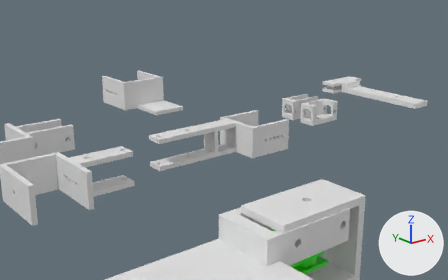
The Blender file blender/cat.blend as it was, and as the next commit left it.
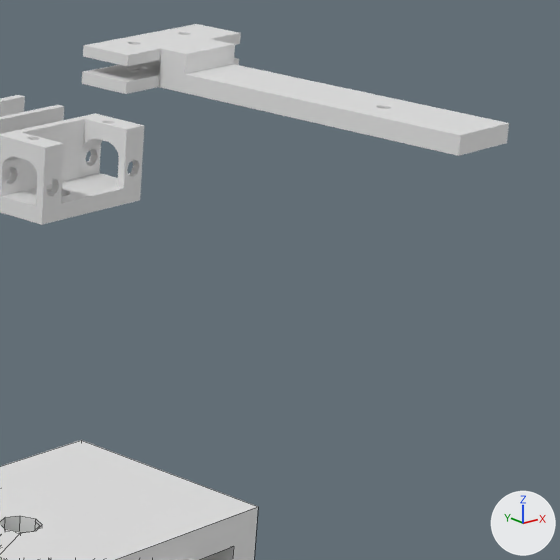
Each version is shown from a 50 mm camera at (223.0, -468.0, 178.0) aimed at (610.0, 15.0, -16.0), then close up on the part from 67% to 98% of the width and 25% to 74% of the height. The axes (+X, +Y, +Z) are drawn at lower right. The lights are the same throughout. The close-ups show mesh edges as thin lines.

In view in the first close-up: 'bodyConnector', 'servoConnectorTwist.006', 'servoMount', 'servoMountNew'.
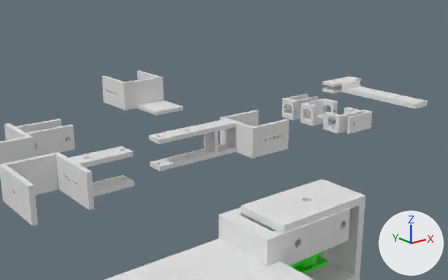
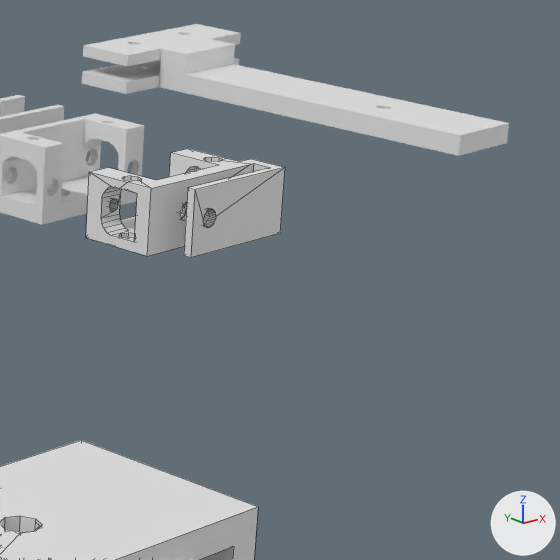
Changed parts and their boxes [x1, y1, x2, y2] in the close-ups (560 x 560 px):
'servoMountV3', added: after [86, 149, 285, 258]

What the commit changed:
Material 'Material.010' (mat_material_010) is new.
Its base color is (0.8, 0.8, 0.8) (white #e7e7e7).
Mesh me_motor_007 is new.
It has 285 vertices, 156 faces, 2 loose edges and spans x -19.1..23.5, y -9.0..8.6, z -15.9..12.5.
It uses material mat_material_010 (white #e7e7e7).
Object 'servoMountV3' (ob_servomountv3) is new; it shows me_motor_007.
Its location is (712.3, -58.9, 3.8).
Its rotation in degrees is (-90, 0, 0).
